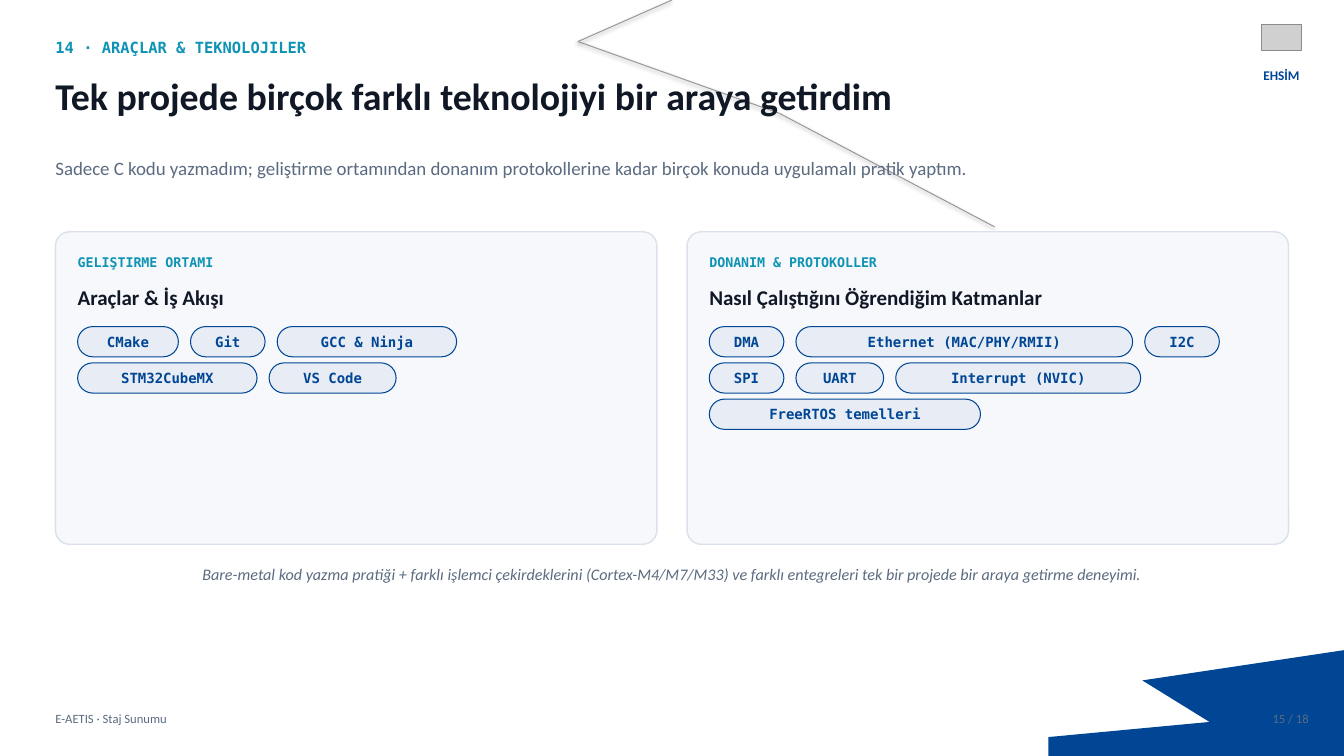
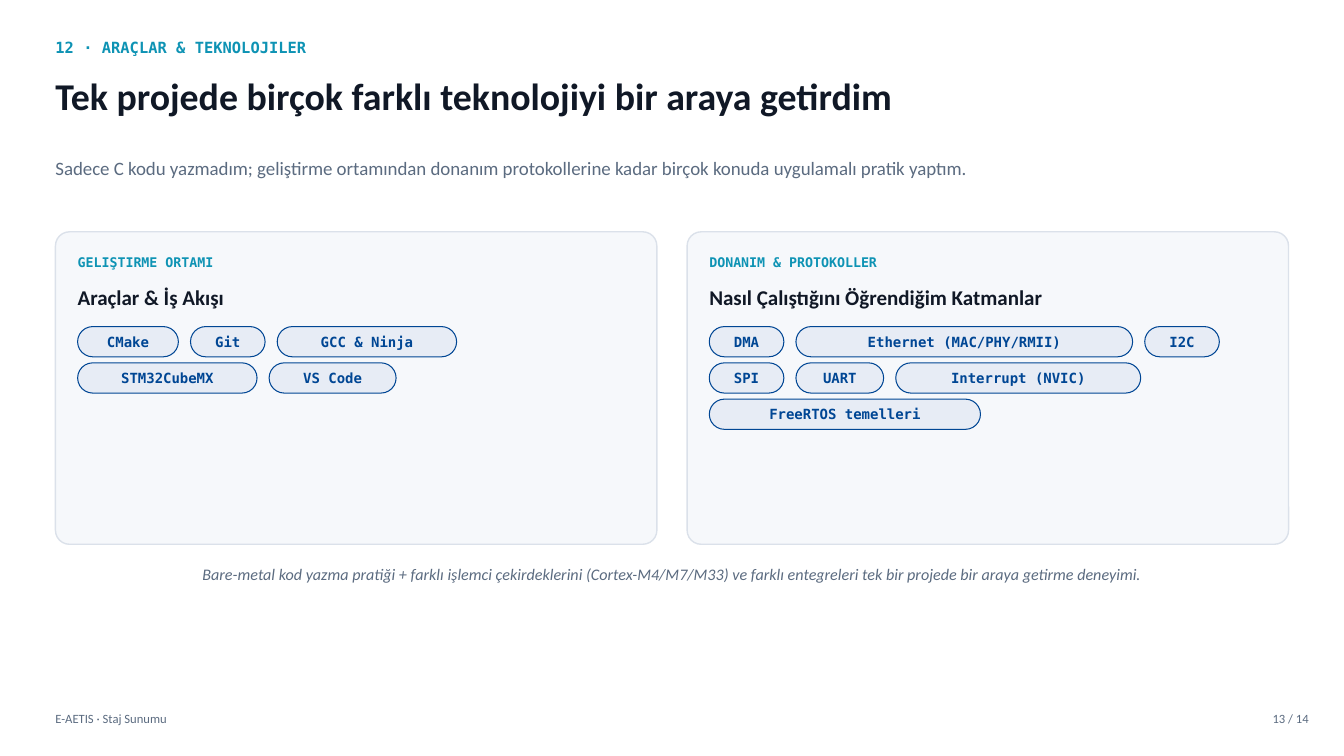
Before and after one commit to k4zmo55/ETH_BSP, a slide deck: slide 13 of sunum/EAETIS_Staj_Sunumu_Taslak.pptx (slide 15 before the commit). Drawn at 1344x756 pixels with LibreOffice and Linux fonts; fonts in the diff are those of the drawing; grey boxes stand for pictures; background and template pictures are left out. Boxes give left, top, right and bottom in pixels: in the first picture for what was removed or moved away, otherwise in the second. Text is boxed around its words. In the diff, an @@ line names an element or a change of style, - is before the commit and + after.

```diff
--- a/sunum/EAETIS_Staj_Sunumu_Taslak.pptx
+++ b/sunum/EAETIS_Staj_Sunumu_Taslak.pptx
@@ line removed from (673, 0) to (578, 41) @@
@@ picture removed at (1261,24,1302,50) @@
@@ text at (55,41,306,56): text changed @@
-14 · ARAÇLAR & TEKNOLOJILER
+12 · ARAÇLAR & TEKNOLOJILER
@@ line removed from (578, 41) to (779, 113) @@
@@ text removed at (1263,69,1299,80) @@
-EHSİM
@@ line removed from (779, 113) to (995, 227) @@
@@ freeform shape removed at (1049,650,1344,756) @@
@@ text at (1273,715,1309,723): text changed @@
-15 / 18
+13 / 14
```
Also in this commit, not shown: 12 other slides changed, 4 slides removed, 4 other files.
